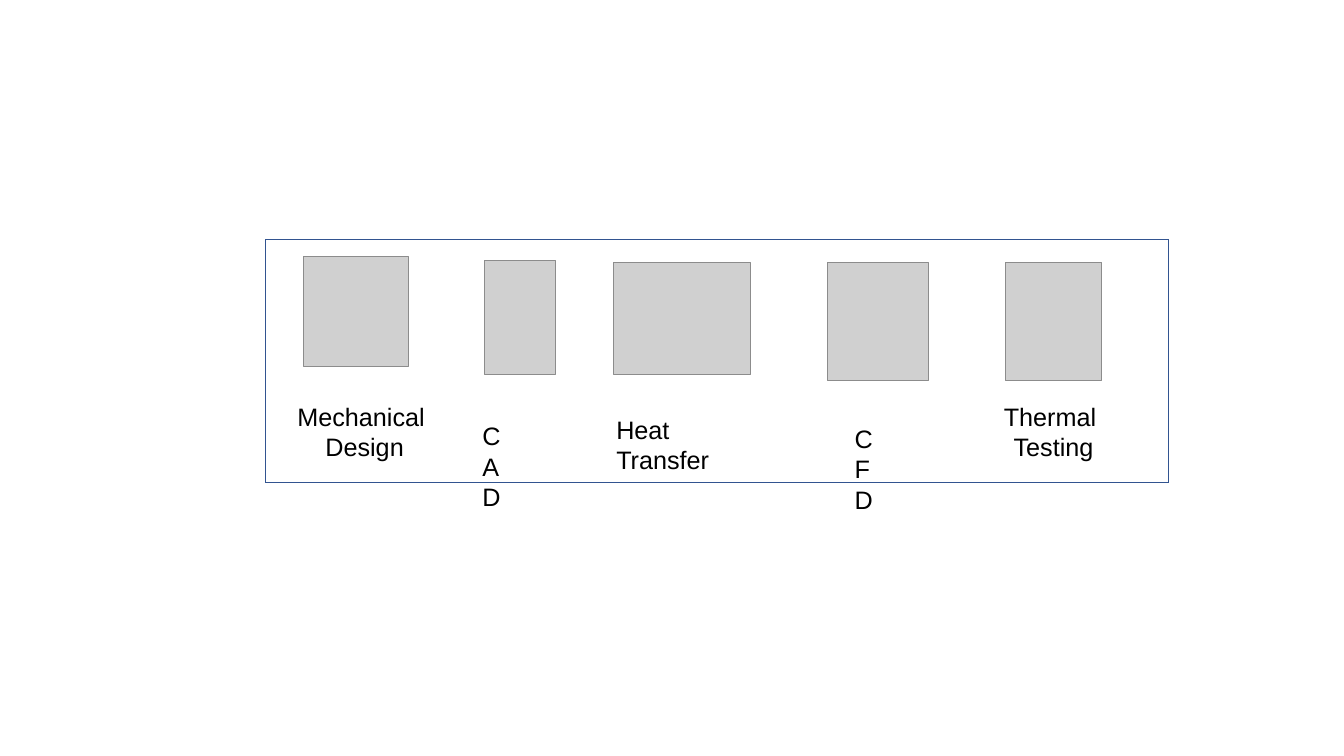
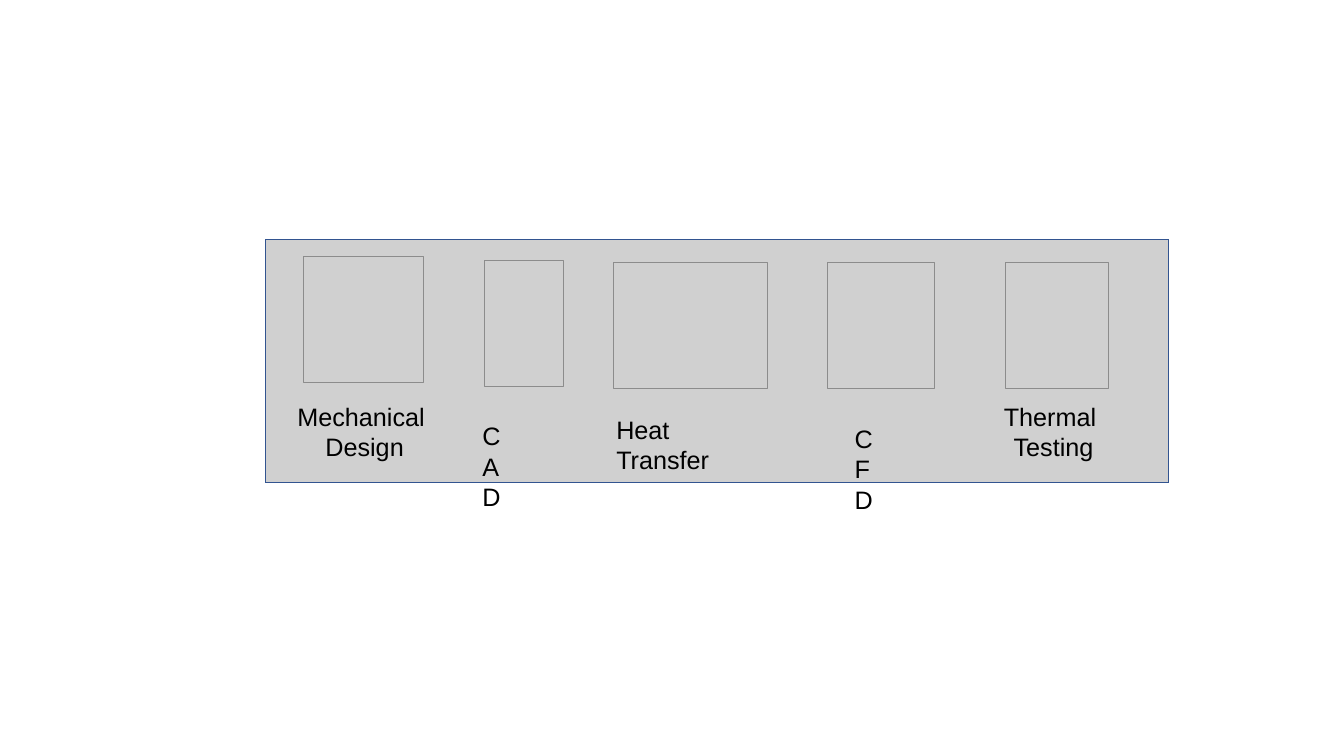
Before and after one commit to yashg1/Jalpc, a slide deck: slide 2 of static/assets/img/landing/images_landing.pptx. Drawn at 1344x756 pixels with LibreOffice and Linux fonts; fonts in the diff are those of the drawing; grey boxes stand for pictures. Boxes give left, top, right and bottom in pixels: in the first picture for what was removed or moved away, otherwise in the second. Text is boxed around its words. In the diff, an @@ line names an element or a change of style, - is before the commit and + after.

```diff
--- a/static/assets/img/landing/images_landing.pptx
+++ b/static/assets/img/landing/images_landing.pptx
@@ picture added at (x1=266, y1=240, x2=1169, y2=483) @@
@@ picture resized from (x1=303, y1=257, x2=407, y2=367) to (x1=303, y1=257, x2=423, y2=383) @@
@@ picture resized from (x1=484, y1=260, x2=556, y2=374) to (x1=484, y1=260, x2=564, y2=386) @@
@@ picture resized from (x1=613, y1=262, x2=750, y2=374) to (x1=613, y1=262, x2=767, y2=388) @@
@@ picture resized from (x1=828, y1=262, x2=929, y2=381) to (x1=828, y1=262, x2=935, y2=388) @@
@@ picture resized from (x1=1005, y1=262, x2=1102, y2=380) to (x1=1005, y1=262, x2=1108, y2=388) @@
```
Also in this commit, not shown: 1 other slide changed, 3 other files.
